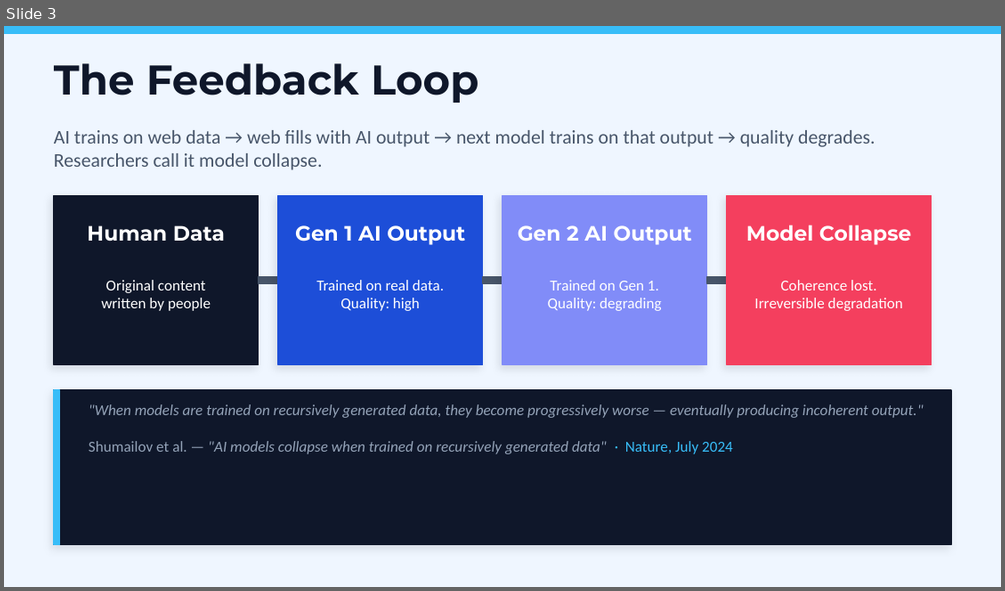
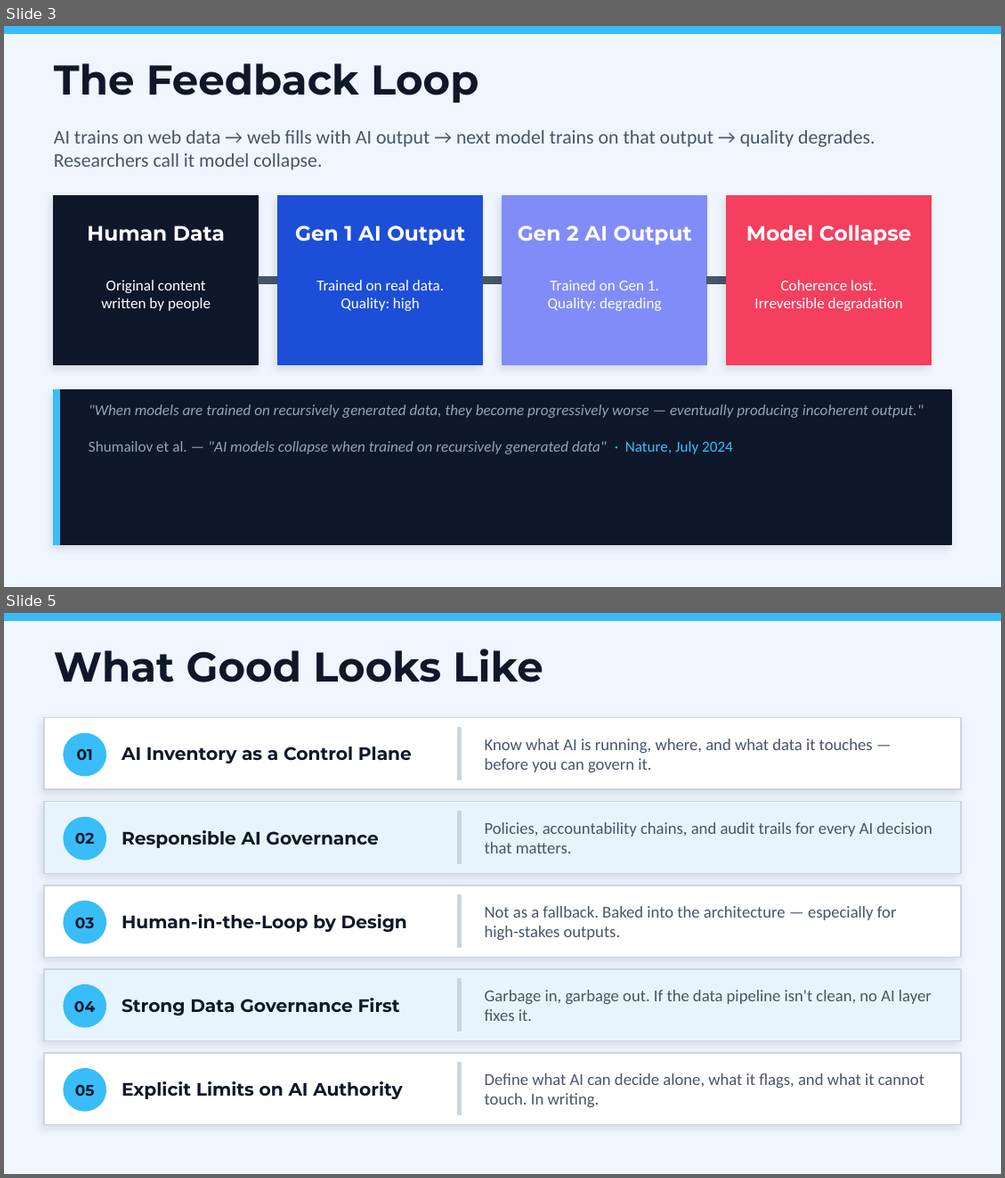
Before and after one commit to cyberheisen/dropbox, a slide deck: dead_internet.pptx. Shown one above the other, each under a label of ours: slide 3 before the commit, slides 3 and 5 after it; the slides between them are not shown. The pictures are 1005x591 and 1005x1178 pixels, drawn with LibreOffice and Linux fonts; fonts in the diff are those of the drawing. Boxes give left, top, right and bottom in pixels: in the first picture for what was removed or moved away, otherwise in the second. Text is boxed around its words. In the diff, an @@ line names an element or a change of style, - is before the commit and + after.

```diff
--- a/dead_internet.pptx
+++ b/dead_internet.pptx
@@ slide 5 added at [4, 613, 1001, 1174], background #EFF6FF @@
@@ rectangle added at [4, 613, 1001, 620], fill #38BDF8, outline #38BDF8 1 pt @@
@@ text added at [54, 649, 542, 682], 30 pt, text #0F172A, bold @@
+What Good Looks Like
@@ rectangle added at [44, 718, 961, 789], fill #FFFFFF, outline #CBD5E1 1 pt @@
@@ ellipse added at [64, 734, 105, 776], fill #38BDF8, outline #38BDF8 1 pt @@
@@ rectangle added at [458, 728, 461, 779], fill #CBD5E1, outline #CBD5E1 1 pt @@
@@ text added at [485, 738, 873, 772], 12 pt, text #475569 @@
+Know what AI is running, where, and what data it touches — before you can govern it.
@@ text added at [77, 749, 93, 760], 11 pt, text #0F172A, bold @@
+01
@@ text added at [121, 747, 412, 763], 13 pt, text #0F172A, bold @@
+AI Inventory as a Control Plane
@@ rectangle added at [44, 802, 961, 873], fill #E8F4FD, outline #CBD5E1 1 pt @@
@@ ellipse added at [64, 818, 105, 860], fill #38BDF8, outline #38BDF8 1 pt @@
@@ rectangle added at [458, 811, 461, 863], fill #CBD5E1, outline #CBD5E1 1 pt @@
@@ text added at [485, 822, 931, 853], 12 pt, text #475569 @@
+Policies, accountability chains, and audit trails for every AI decision that matters.
@@ text added at [75, 833, 95, 844], 11 pt, text #0F172A, bold @@
+02
@@ text added at [121, 830, 379, 848], 13 pt, text #0F172A, bold @@
+Responsible AI Governance
@@ rectangle added at [44, 885, 961, 957], fill #FFFFFF, outline #CBD5E1 1 pt @@
@@ ellipse added at [64, 901, 105, 943], fill #38BDF8, outline #38BDF8 1 pt @@
@@ rectangle added at [458, 895, 461, 947], fill #CBD5E1, outline #CBD5E1 1 pt @@
@@ text added at [485, 906, 897, 940], 12 pt, text #475569 @@
+Not as a fallback. Baked into the architecture — especially for high-stakes outputs.
@@ text added at [75, 917, 95, 928], 11 pt, text #0F172A, bold @@
+03
@@ text added at [121, 914, 407, 932], 13 pt, text #0F172A, bold @@
+Human-in-the-Loop by Design
@@ rectangle added at [44, 969, 961, 1040], fill #E8F4FD, outline #CBD5E1 1 pt @@
@@ ellipse added at [64, 985, 105, 1027], fill #38BDF8, outline #38BDF8 1 pt @@
@@ rectangle added at [458, 979, 461, 1030], fill #CBD5E1, outline #CBD5E1 1 pt @@
@@ text added at [74, 1001, 95, 1012], 11 pt, text #0F172A, bold @@
+04
@@ text added at [121, 997, 400, 1015], 13 pt, text #0F172A, bold @@
+Strong Data Governance First
@@ text added at [485, 989, 931, 1021], 12 pt, text #475569 @@
+Garbage in, garbage out. If the data pipeline isn't clean, no AI layer fixes it.
@@ rectangle added at [44, 1053, 961, 1125], fill #FFFFFF, outline #CBD5E1 1 pt @@
@@ rectangle added at [458, 1062, 461, 1114], fill #CBD5E1, outline #CBD5E1 1 pt @@
@@ ellipse added at [64, 1069, 105, 1111], fill #38BDF8, outline #38BDF8 1 pt @@
@@ text added at [75, 1085, 95, 1095], 11 pt, text #0F172A, bold @@
+05
@@ text added at [121, 1081, 402, 1099], 13 pt, text #0F172A, bold @@
+Explicit Limits on AI Authority
@@ text added at [485, 1073, 924, 1107], 12 pt, text #475569 @@
+Define what AI can decide alone, what it flags, and what it cannot touch. In writing.
```
Also in this commit, not shown: 2 slides changed, 1 slide removed.
